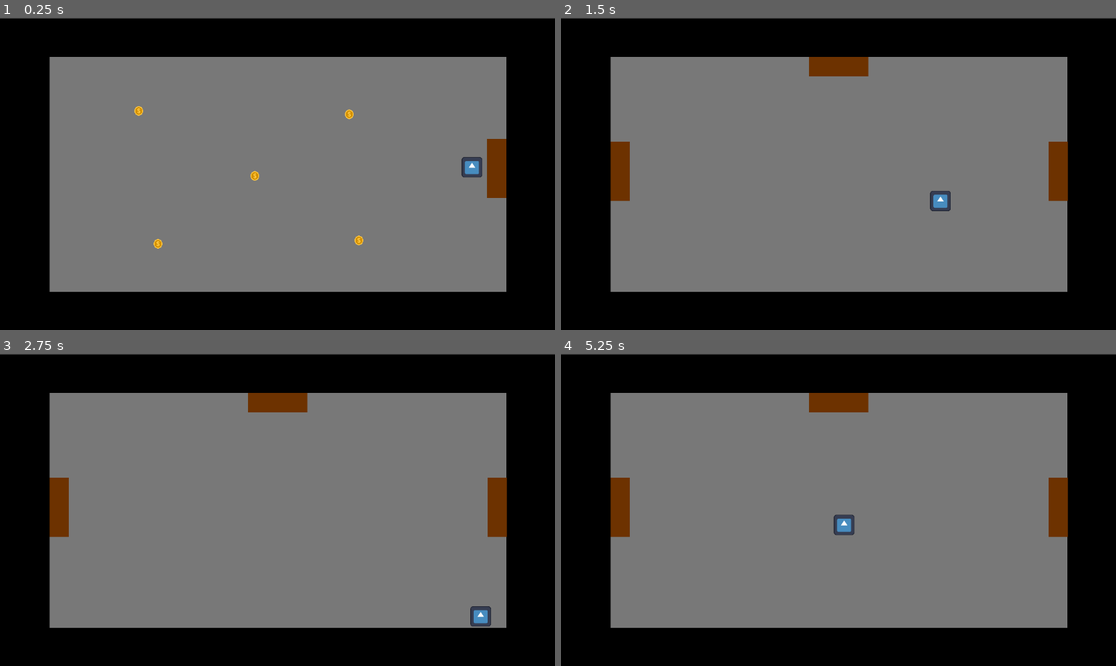
Above: before the commit, frames 1-4 (two rows, left to right).
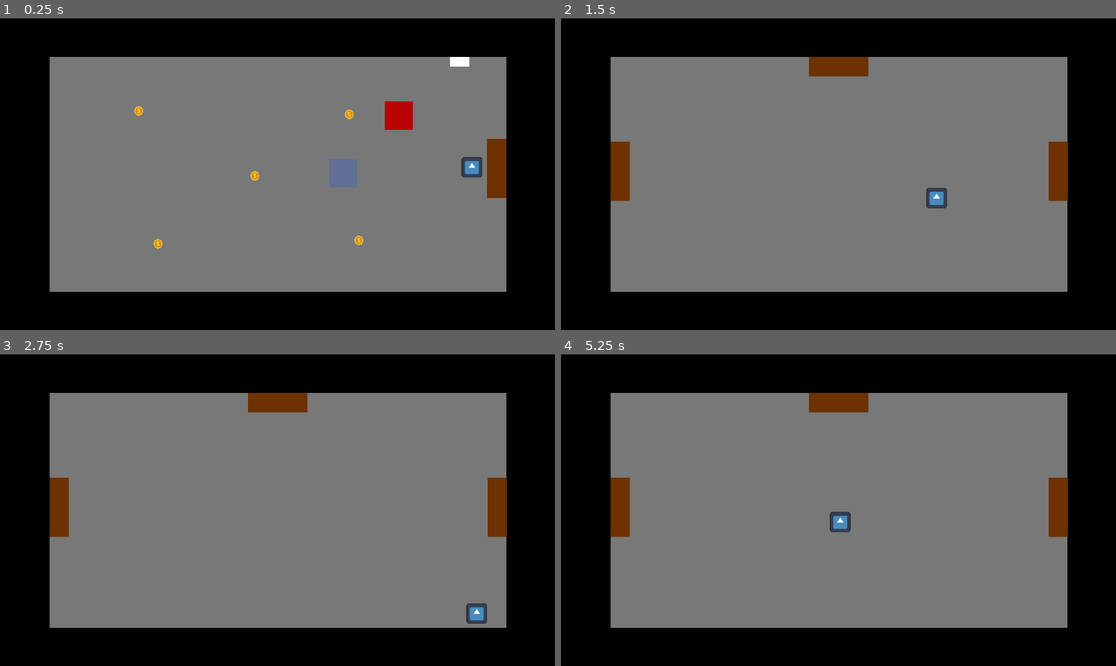
Above: after the commit, the same moments.

Repository: rodrigoq005/short-puzzle-game
Game: Godot game, scene res://Scenes/Puzzle_1.tscn
Same seed, same stepped clock (60 frames per second), same inputs: the game is played once before the commit and once after it. This scene is started directly instead of the project's main scene. The engine's default icon, where the game draws it, is replaced by a stand-in: a white triangle on a blue panel in a dark square.
Inputs:
- Up to frame 1 (0.25 s): no input
- Up to frame 2 (1.5 s): tap Enter at 0.5 s; hold Right (ui_right) 0.53-1.28 s; tap E (interact) at 0.6, 1.35 s; hold Down (ui_down) from 1.28 s (still down)
- Up to frame 3 (2.75 s): release Down (ui_down) at 2.03 s; hold Right (ui_right) from 2.03 s (still down); tap E (interact) at 2.1 s
- Up to frame 4 (5.25 s): release Right (ui_right) at 2.78 s; hold Up (ui_up) 2.78-3.53 s; tap E (interact) every 0.75 s from 2.85 to 5.1 s; hold Left (ui_left) 3.53-5.03 s; hold Down (ui_down) from 5.03 s (still down)

The runs differ from the first frame. In frame 1, 1.0% of the frame differs, in the area x 59-85%, y 12-55%; in frame 2, 0.3%; in frame 3, 0.3%; in frame 4, 0.3%.

Commit message:
Created working switch and swapping red/blue blocks
Created working red and blue blocks, when one is on, the other is off and has no collision, button is used to switch their states

Diff:
--- a/Scenes/Puzzle_1.tscn
+++ b/Scenes/Puzzle_1.tscn
@@ -5,6 +5,9 @@
 [ext_resource type="Texture2D" uid="uid://j6x525rh6jvk" path="res://images/icon.svg" id="3_bwip5"]
 [ext_resource type="Script" uid="uid://dc8ec4hlltktn" path="res://Scripts/coin.gd" id="4_pyqrf"]
 [ext_resource type="Texture2D" uid="uid://renwdjjoies" path="res://images/coin.png" id="5_f6ocp"]
+[ext_resource type="Script" uid="uid://wnk71el2e75a" path="res://Scripts/button.gd" id="6_f6ocp"]
+[ext_resource type="Script" uid="uid://b8rtcw550yw66" path="res://Scripts/red_block.gd" id="7_tfmhy"]
+[ext_resource type="Script" uid="uid://crca8f32krw11" path="res://Scripts/blue_block.gd" id="8_u4pk1"]
 
 [sub_resource type="WorldBoundaryShape2D" id="WorldBoundaryShape2D_i4mwd"]
 normal = Vector2(1, 0)
@@ -20,6 +23,12 @@
 
 [sub_resource type="CircleShape2D" id="CircleShape2D_tfmhy"]
 radius = 40.0
+
+[sub_resource type="CircleShape2D" id="CircleShape2D_u4pk1"]
+radius = 36.0
+
+[sub_resource type="RectangleShape2D" id="RectangleShape2D_7uy8y"]
+size = Vector2(58, 59)
 
 [node name="Puzzle1" type="Node2D" unique_id=915340702]
 metadata/_edit_lock_ = true
@@ -42,37 +51,37 @@
 color = Color(0, 0, 0, 1)
 metadata/_edit_lock_ = true
 
-[node name="Left" type="StaticBody2D" parent="." unique_id=450183230]
+[node name="LeftBorder" type="StaticBody2D" parent="." unique_id=450183230]
 visible = false
 position = Vector2(579.206, 316.0183)
 
-[node name="CollisionShape2D" type="CollisionShape2D" parent="Left" unique_id=829682259]
+[node name="CollisionShape2D" type="CollisionShape2D" parent="LeftBorder" unique_id=829682259]
 position = Vector2(-484, -26)
 shape = SubResource("WorldBoundaryShape2D_i4mwd")
 
-[node name="Top" type="StaticBody2D" parent="." unique_id=2075598657]
+[node name="TopBorder" type="StaticBody2D" parent="." unique_id=2075598657]
 visible = false
 position = Vector2(205, 173.99998)
 
-[node name="CollisionShape2D" type="CollisionShape2D" parent="Top" unique_id=2039415928]
+[node name="CollisionShape2D" type="CollisionShape2D" parent="TopBorder" unique_id=2039415928]
 position = Vector2(368.206, -96.981674)
 rotation = 1.5707964
 shape = SubResource("WorldBoundaryShape2D_i4mwd")
 
-[node name="Right" type="StaticBody2D" parent="." unique_id=670579968]
+[node name="RightBorder" type="StaticBody2D" parent="." unique_id=670579968]
 visible = false
 position = Vector2(273.92227, 236.09212)
 
-[node name="CollisionShape2D" type="CollisionShape2D" parent="Right" unique_id=470531426]
+[node name="CollisionShape2D" type="CollisionShape2D" parent="RightBorder" unique_id=470531426]
 position = Vector2(769.2837, 53.92621)
 rotation = 3.1415927
 shape = SubResource("WorldBoundaryShape2D_i4mwd")
 
-[node name="Bottom" type="StaticBody2D" parent="." unique_id=187556880]
+[node name="BottomBorder" type="StaticBody2D" parent="." unique_id=187556880]
 visible = false
 position = Vector2(307.45203, 276.45197)
 
-[node name="CollisionShape2D" type="CollisionShape2D" parent="Bottom" unique_id=681778668]
+[node name="CollisionShape2D" type="CollisionShape2D" parent="BottomBorder" unique_id=681778668]
 position = Vector2(261.75403, 289.56635)
 rotation = 4.712389
 shape = SubResource("WorldBoundaryShape2D_i4mwd")
@@ -189,5 +198,51 @@
 scale = Vector2(0.03515625, 0.03808594)
 texture = ExtResource("5_f6ocp")
 
+[node name="Button" type="Area2D" parent="." unique_id=1925918018]
+script = ExtResource("6_f6ocp")
+metadata/_custom_type_script = "uid://etia5ljdr22u"
+
+[node name="InteractRadius" type="CollisionShape2D" parent="Button" unique_id=986195045]
+position = Vector2(954, 91)
+shape = SubResource("CircleShape2D_u4pk1")
+
+[node name="ColorRect" type="ColorRect" parent="Button" unique_id=1257335594]
+offset_left = 934.0
+offset_top = 81.0
+offset_right = 974.0
+offset_bottom = 101.0
+
+[node name="RedBlock" type="StaticBody2D" parent="." unique_id=1778431571]
+position = Vector2(817, 192)
+script = ExtResource("7_tfmhy")
+
+[node name="CollisionShape2D" type="CollisionShape2D" parent="RedBlock" unique_id=1667697543]
+position = Vector2(11, 10.5)
+shape = SubResource("RectangleShape2D_7uy8y")
+
+[node name="ColorRect" type="ColorRect" parent="RedBlock" unique_id=1924228244]
+offset_left = -18.0
+offset_top = -19.0
+offset_right = 40.0
+offset_bottom = 40.0
+color = Color(0.72156864, 0, 0, 1)
+
+[node name="BlueBlock" type="StaticBody2D" parent="." unique_id=1888365490]
+position = Vector2(701, 312)
+script = ExtResource("8_u4pk1")
+
+[node name="CollisionShape2D" type="CollisionShape2D" parent="BlueBlock" unique_id=60893215]
+position = Vector2(11, 10.5)
+shape = SubResource("RectangleShape2D_7uy8y")
+
+[node name="ColorRect" type="ColorRect" parent="BlueBlock" unique_id=2140340844]
+offset_left = -18.0
+offset_top = -19.0
+offset_right = 40.0
+offset_bottom = 40.0
+color = Color(0.13333334, 0.3372549, 0.93333334, 1)
+
 [connection signal="area_entered" from="Player/InteractionDetector" to="Player" method="_on_interaction_detector_area_entered"]
 [connection signal="area_exited" from="Player/InteractionDetector" to="Player" method="_on_interaction_detector_area_exited"]
+[connection signal="switch_blocks" from="Button" to="RedBlock" method="_on_button_switch_blocks"]
+[connection signal="switch_blocks" from="Button" to="BlueBlock" method="_on_button_switch_blocks"]
--- a/Scenes/StartingRoom.tscn
+++ b/Scenes/StartingRoom.tscn
@@ -22,6 +22,7 @@
 position = Vector2(587, 320)
 
 [node name="Player" type="CharacterBody2D" parent="." unique_id=1738192092]
+position = Vector2(-8, -6)
 script = ExtResource("1_ep3je")
 
 [node name="CollisionShape2D" type="CollisionShape2D" parent="Player" unique_id=54391425]
--- /dev/null
+++ b/Scripts/blue_block.gd
@@ -0,0 +1,24 @@
+extends StaticBody2D
+
+var switch_state = false
+
+# Called when the node enters the scene tree for the first time.
+func _ready() -> void:
+	modulate.a = 0.25
+	$CollisionShape2D.set_deferred("disabled", true)
+
+
+# Called every frame. 'delta' is the elapsed time since the previous frame.
+func _process(delta: float) -> void:
+	pass
+
+
+func _on_button_switch_blocks() -> void:
+	if !switch_state:
+		modulate.a = 1.0
+		$CollisionShape2D.set_deferred("disabled", false)
+		switch_state = true
+	else:
+		modulate.a = 0.25
+		$CollisionShape2D.set_deferred("disabled", true)
+		switch_state = false
--- /dev/null
+++ b/Scripts/button.gd
@@ -0,0 +1,14 @@
+extends Interactable
+
+signal switch_blocks
+
+# Called when the node enters the scene tree for the first time.
+func _ready() -> void:
+	pass
+
+# Called every frame. 'delta' is the elapsed time since the previous frame.
+func _process(delta: float) -> void:
+	pass
+
+func interact():
+	emit_signal("switch_blocks")
--- /dev/null
+++ b/Scripts/red_block.gd
@@ -0,0 +1,25 @@
+extends StaticBody2D
+
+
+var switch_state = true
+
+# Called when the node enters the scene tree for the first time.
+func _ready() -> void:
+	modulate.a = 1.0
+	$CollisionShape2D.set_deferred("disabled", false)
+
+
+# Called every frame. 'delta' is the elapsed time since the previous frame.
+func _process(delta: float) -> void:
+	pass
+
+
+func _on_button_switch_blocks() -> void:
+	if switch_state:
+		modulate.a = 0.25
+		$CollisionShape2D.set_deferred("disabled", true)
+		switch_state = false
+	else:
+		modulate.a = 1.0
+		$CollisionShape2D.set_deferred("disabled", false)
+		switch_state = true
Not shown: 1 places in Scenes/StartingRoom.tscn that only renumber resources
Not shown, added: Scripts/blue_block.gd.uid
Not shown, added: Scripts/button.gd.uid
Not shown, added: Scripts/red_block.gd.uid
Not shown, removed: .DS_Store
